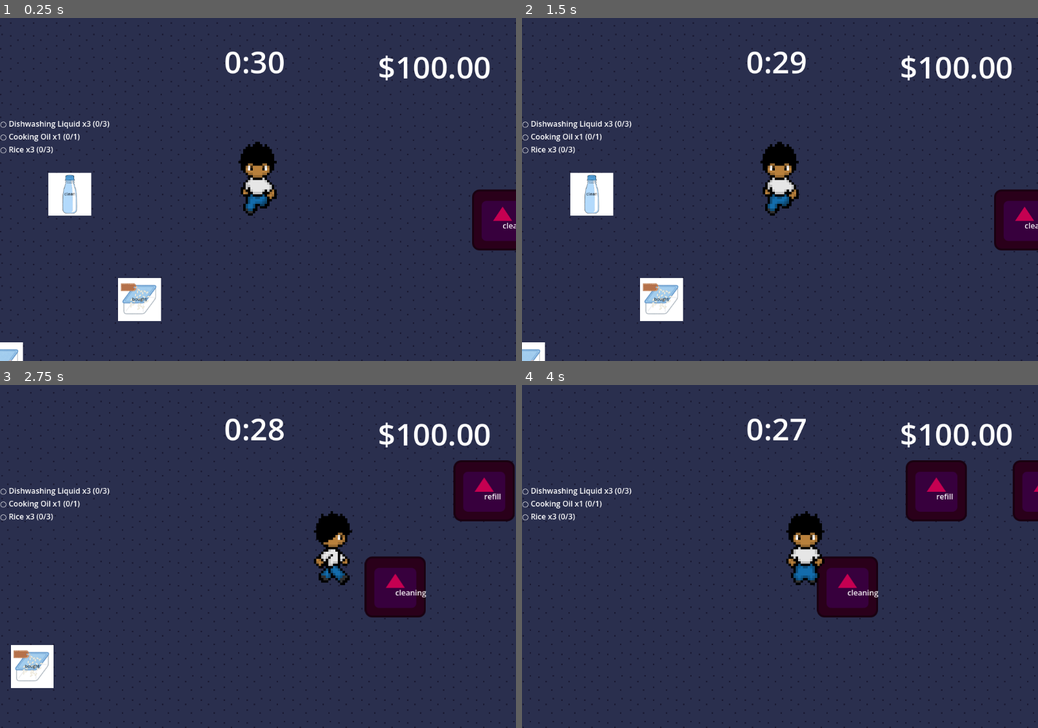
Above: before the commit, frames 1-4 (two rows, left to right).
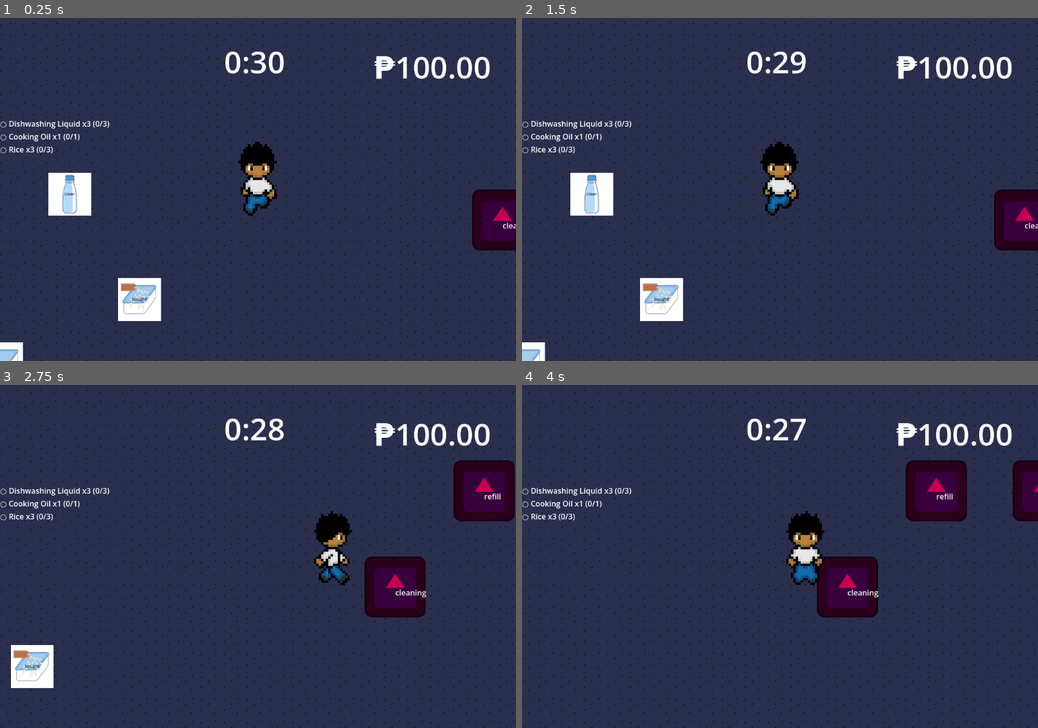
Above: after the commit, the same moments.

Repository: thisotherguyalso/KAILOG-Game
Game: Godot game, scene res://main.tscn
The game is run twice, just before and just after one commit, with the same random seed, the same clock (stepped at 60 frames per second) and the same inputs. The engine's default icon, where the game draws it, is replaced by a stand-in: a white triangle on a blue panel in a dark square.
Inputs (mouse positions are in pixels of both pictures, inside the frame that each line leads up to):
- Up to frame 1 (0.25 s): no input
- Up to frame 2 (1.5 s): drag from (656, 330) to (594, 192) at 0.52 s; drag from (718, 330) to (594, 192) at 1.27 s
- Up to frame 3 (2.75 s): move the mouse to (258, 697) at 2.02 s; hold Right (ui_right) from 2.03 s (still down); hold Shift (sprint) from 2.03 s (still down); click (258, 697) at 2.17 s
- Up to frame 4 (4 s): release Right (ui_right) at 2.75 s; release Shift (sprint) at 2.75 s; drag from (841, 697) to (919, 587) at 2.77 s; drag from (903, 697) to (805, 556) at 3.52 s

The runs differ from the first frame. In frame 1, 0.3% of the frame differs, in the area x 72-92%, y 10-19%; in frame 2, 0.3%; in frame 3, 0.3%; in frame 4, 0.3%.

Commit message:
Changed to peso

Diff:
--- a/kailog-demo/Player/player_ui.gd
+++ b/kailog-demo/Player/player_ui.gd
@@ -31,4 +31,4 @@
 	player.get_parent().add_child(pickup)
 
 func _on_money_changed(new_amount: float) -> void:
-	money_label.text = "$%.2f" % new_amount
+	money_label.text = "₱%.2f" % new_amount
